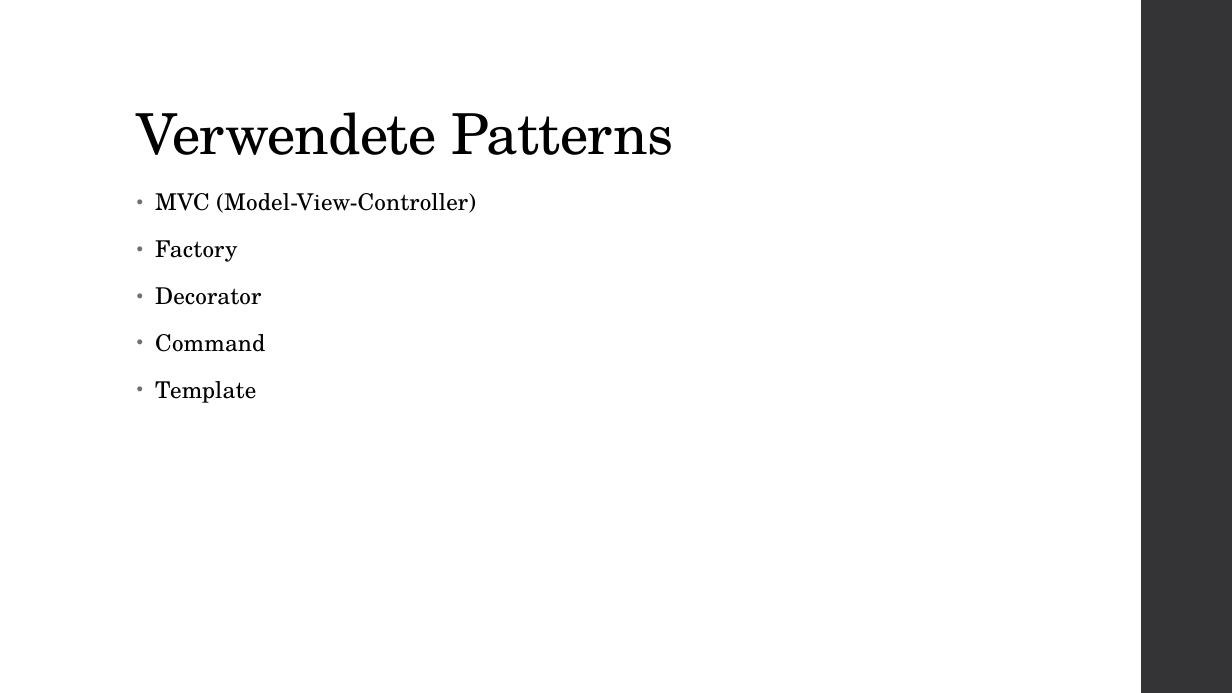
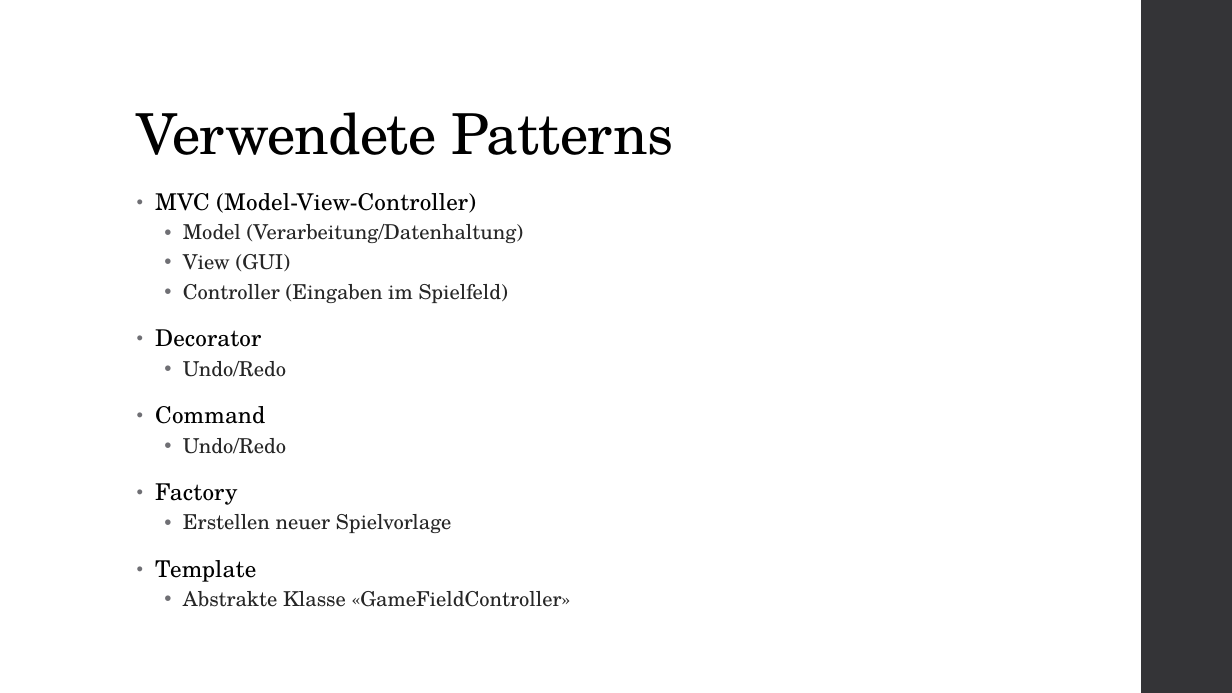
Before and after one commit to SWEHashiSG/hashi, a slide deck: slide 7 of documentation/Präsentation_Hashi_TeamSG.pptx. Drawn at 1232x693 pixels with LibreOffice and Linux fonts; fonts in the diff are those of the drawing. Boxes give left, top, right and bottom in pixels: in the first picture for what was removed or moved away, otherwise in the second. Text is boxed around its words. In the diff, an @@ line names an element or a change of style, - is before the commit and + after.

```diff
--- a/documentation/Präsentation_Hashi_TeamSG.pptx
+++ b/documentation/Präsentation_Hashi_TeamSG.pptx
@@ text at (155, 224, 524, 454): paragraphs added @@
+  • Model (Verarbeitung/Datenhaltung)
+  • View (GUI)
+  • Controller (Eingaben im Spielfeld)
+• Decorator
+  • Undo/Redo
+• Command
+  • Undo/Redo
@@ text at (183, 514, 452, 533): text changed; size 18 to 16 pt; text colour #000000 to #262626 @@
-• Decorator
-• Command
+  • Erstellen neuer Spielvorlage
@@ text at (183, 591, 571, 607): paragraph added @@
+  • Abstrakte Klasse «GameFieldController»
```
Also in this commit, not shown: 5 other slides changed, 1 slide added.
